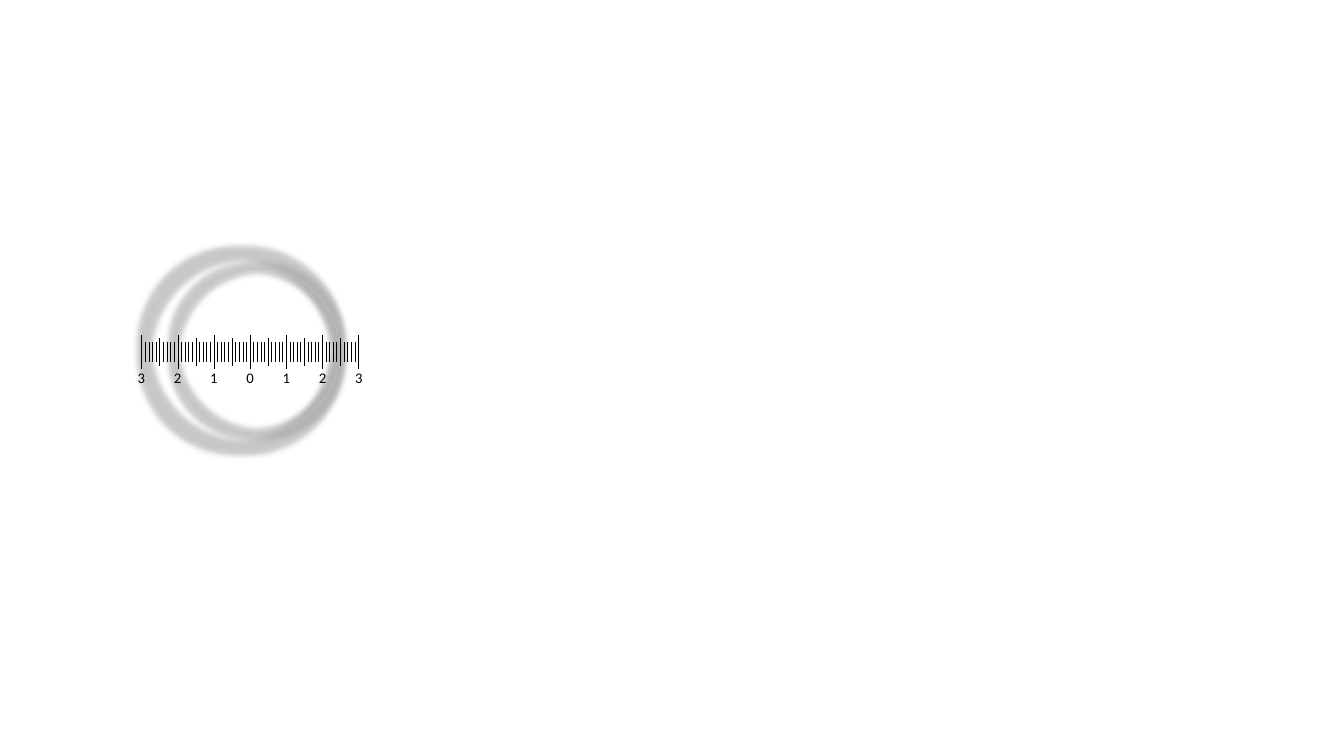
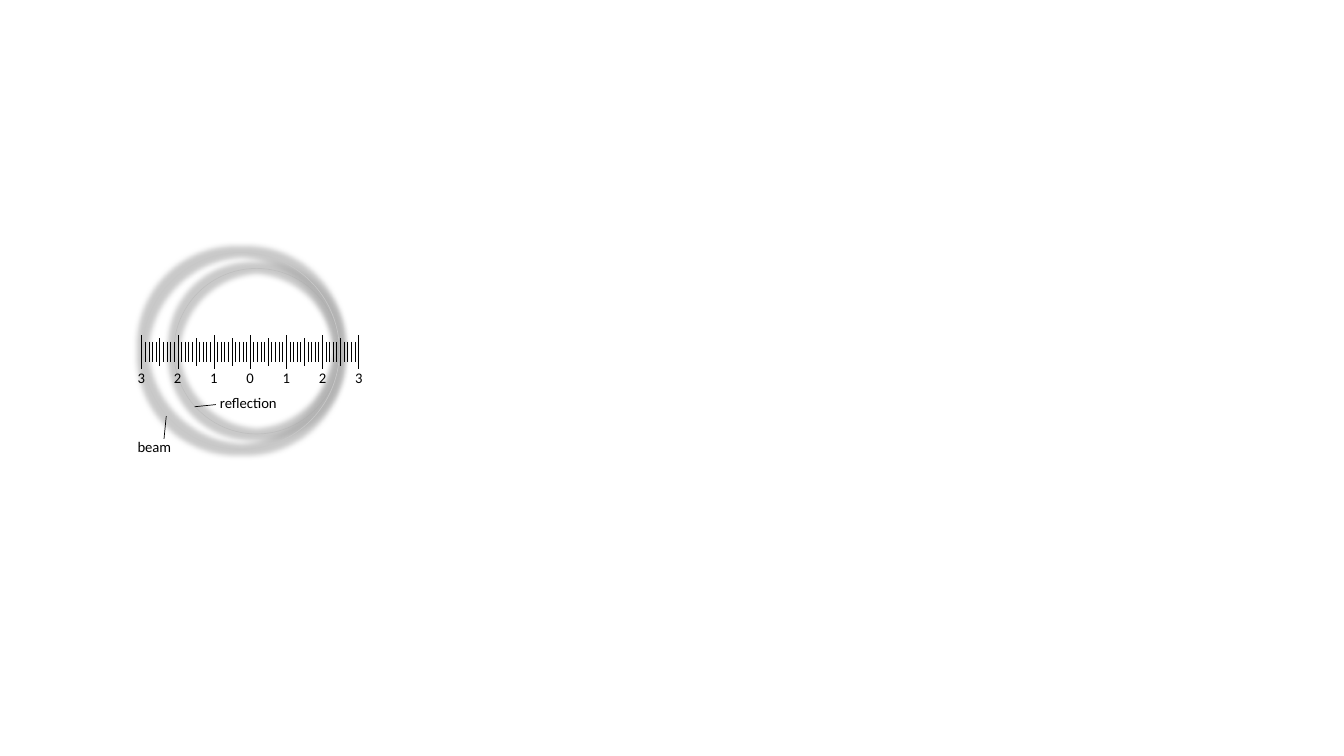
Before and after one commit to RichmondPhysics/132, a slide deck: slide 1 of StudentGuideModule2/eoverm/aligning_beam_and_reflection.pptx. Drawn at 1344x756 pixels with LibreOffice and Linux fonts; fonts in the diff are those of the drawing. Boxes give left, top, right and bottom in pixels: in the first picture for what was removed or moved away, otherwise in the second. Text is boxed around its words. In the diff, an @@ line names an element or a change of style, - is before the commit and + after.

```diff
--- a/StudentGuideModule2/eoverm/aligning_beam_and_reflection.pptx
+++ b/StudentGuideModule2/eoverm/aligning_beam_and_reflection.pptx
@@ donut at [142, 252, 340, 450]: proportions changed @@
@@ line added from (164, 439) to (166, 416), #000000 0.5 pt @@
@@ line added from (195, 407) to (216, 404), #000000 0.5 pt @@
@@ text added at [220, 398, 277, 408], 10.5 pt, text #000000 @@
+reflection
@@ text added at [138, 441, 172, 452], 10.5 pt, text #000000 @@
+beam
```
Also in this commit, not shown: 2 other files.
